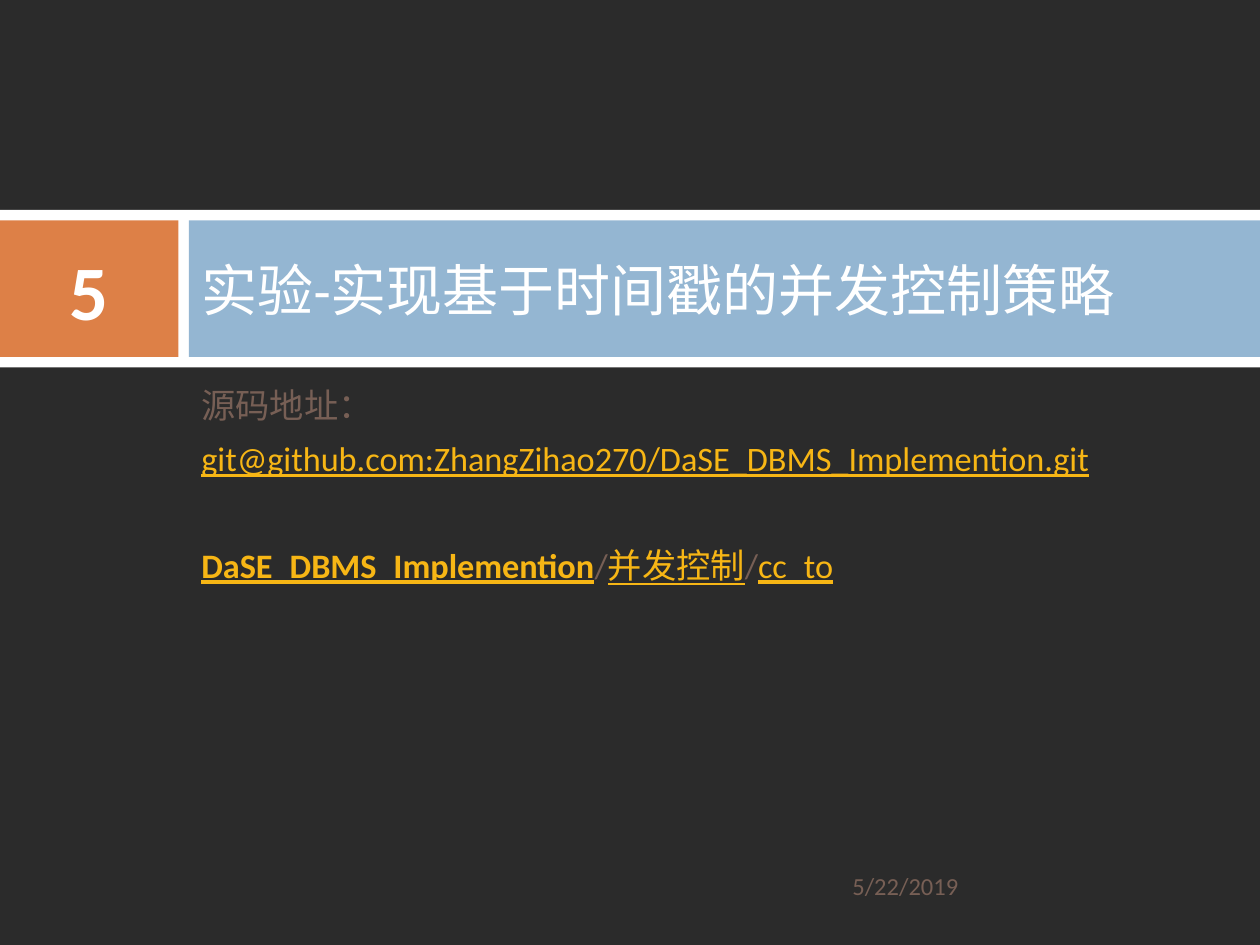
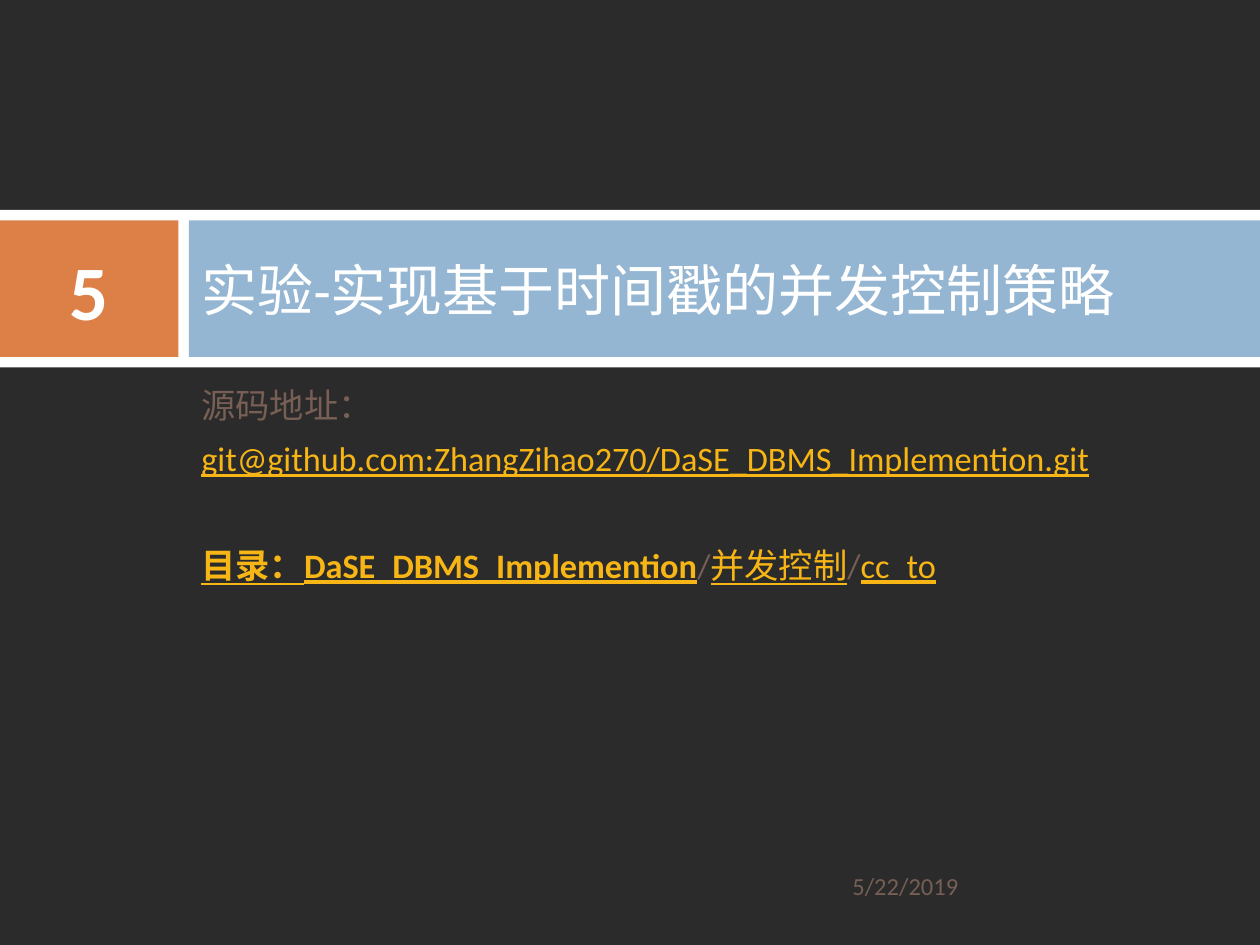
Before and after one commit to ZhangZihao270/DaSE_DBMS_Implemention, a slide deck: slide 5 of 并发控制/cc_to/slides/cc_to.pptx. Drawn at 1260x945 pixels with LibreOffice and Linux fonts; fonts in the diff are those of the drawing; background and template pictures are left out; a plain dark background stands for a picture behind light text. Boxes give left, top, right and bottom in pixels: in the first picture for what was removed or moved away, otherwise in the second. Text is boxed around its words. In the diff, an @@ line names an element or a change of style, - is before the commit and + after.

Commit message:
occ code and slides

```diff
--- a/并发控制/cc_to/slides/cc_to.pptx
+++ b/并发控制/cc_to/slides/cc_to.pptx
@@ text at [201,549,935,585]: text changed @@
-DaSE_DBMS_Implemention/并发控制/cc_to
+目录：DaSE_DBMS_Implemention/并发控制/cc_to
```
Also in this commit, not shown: 1 other slide changed, 17 other files.
